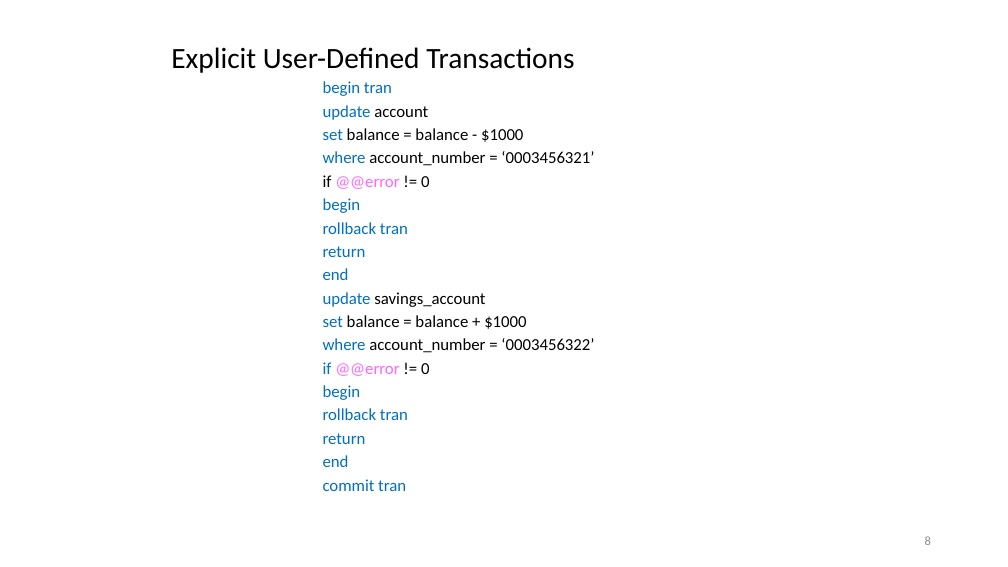
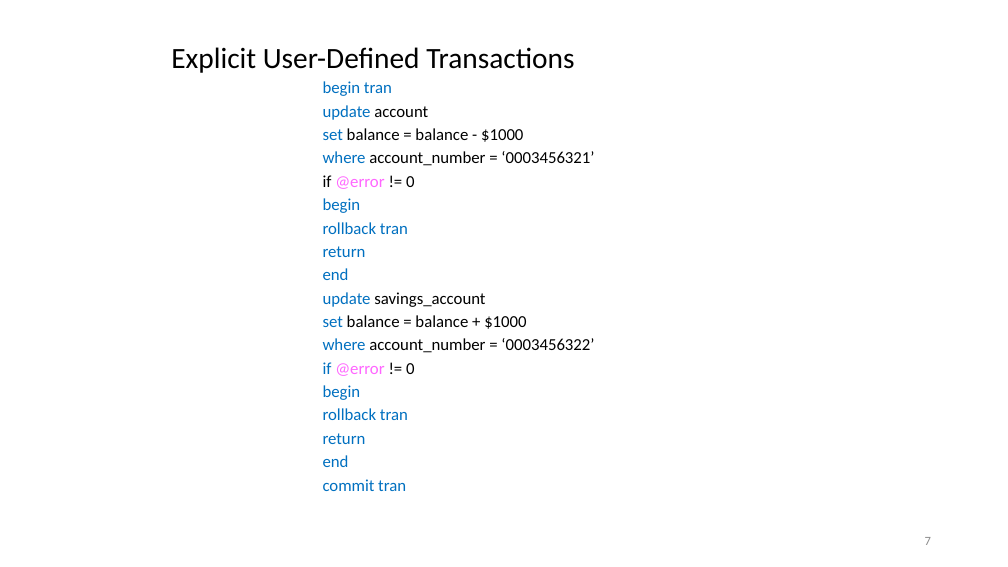
Before and after one commit to nashurgessa/DB-practices, a slide deck: slide 7 of Slides/transaction.pptx (slide 8 before the commit). Drawn at 1008x567 pixels with LibreOffice and Linux fonts; fonts in the diff are those of the drawing. Boxes give left, top, right and bottom in pixels: in the first picture for what was removed or moved away, otherwise in the second. Text is boxed around its words. In the diff, an @@ line names an element or a change of style, - is before the commit and + after.

```diff
--- a/Slides/transaction.pptx
+++ b/Slides/transaction.pptx
@@ text at [323,175,414,189]: text changed @@
-        if @@error != 0
+        if @error != 0
@@ text at [323,362,414,376]: text changed @@
-        if @@error != 0
+        if @error != 0
@@ page number at [925,537,931,545]: text changed @@
-8
+7
```
Also in this commit, not shown: 13 other slides changed, 1 slide removed, 1 other file.
